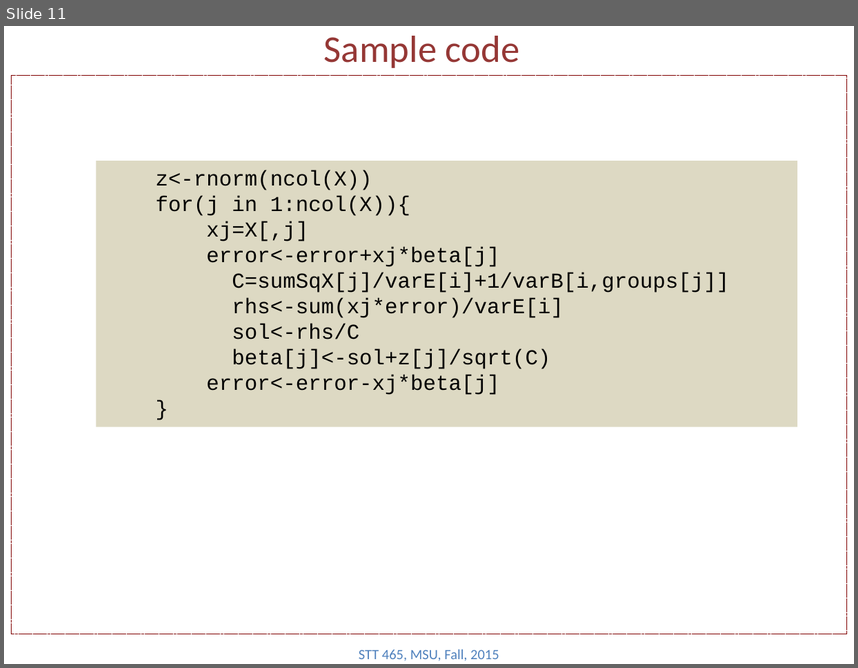
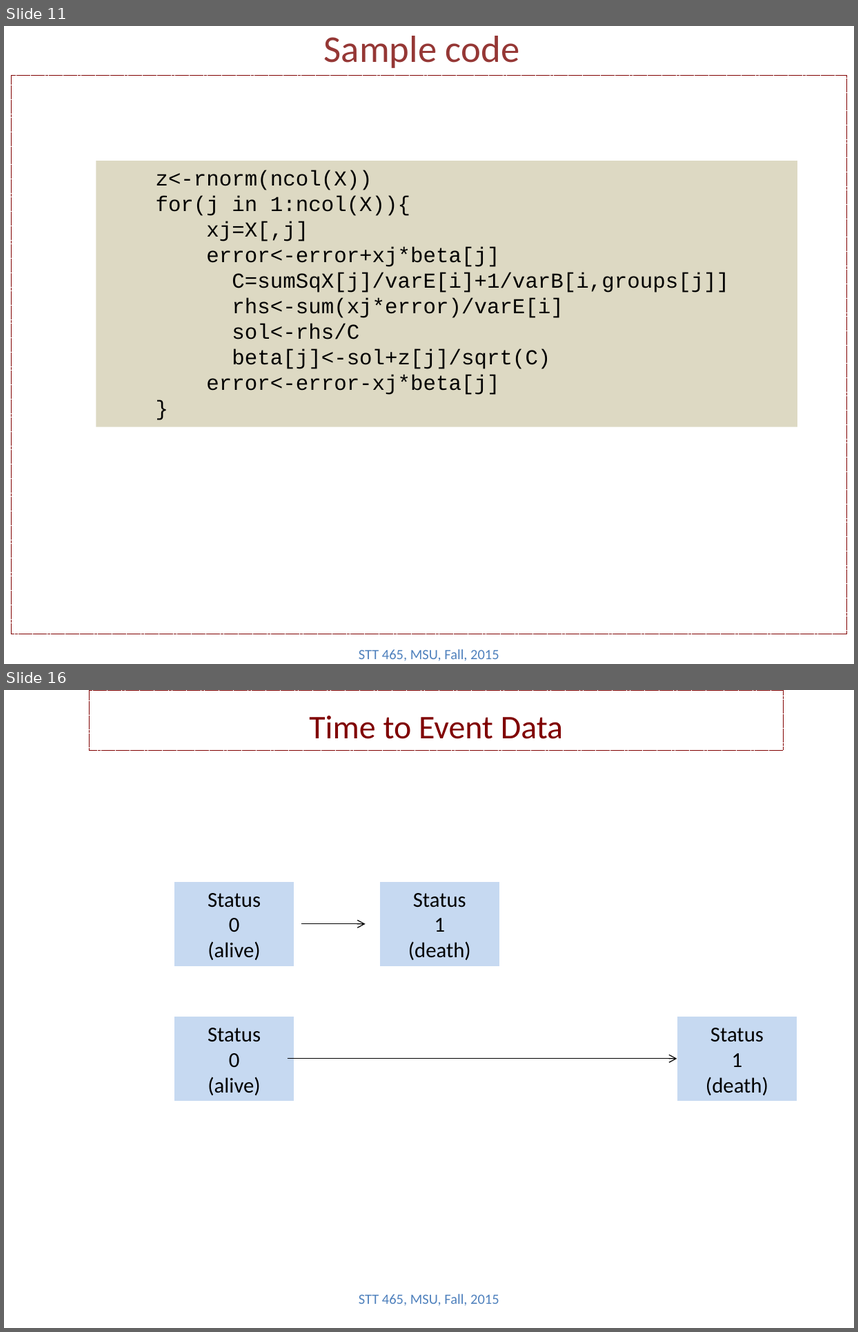
Before and after one commit to Boukos/STT465, a slide deck: STT465_13.pptx. Shown one above the other, each under a label of ours: slide 11 before the commit, slides 11 and 16 after it; the slides between them are not shown. The pictures are 858x668 and 858x1332 pixels, drawn with LibreOffice and Linux fonts; fonts in the diff are those of the drawing. Boxes give left, top, right and bottom in pixels: in the first picture for what was removed or moved away, otherwise in the second. Text is boxed around its words. In the diff, an @@ line names an element or a change of style, - is before the commit and + after.

```diff
--- a/STT465_13.pptx
+++ b/STT465_13.pptx
@@ slide 16 added at (4,690,854,1328), background #FFFFFF @@
@@ rectangle added at (89,690,784,750), outline #800000 0.75 pt dashed, 28 pt, text #800000 @@
+Time to Event Data
@@ rectangle added at (174,881,294,966), fill #C6D9F1, outline #FFFFFF 0.75 pt, 18 pt, text #000000 @@
+Status
+0
+(alive)
@@ rectangle added at (380,881,500,966), fill #C6D9F1, outline #FFFFFF 0.75 pt, 18 pt, text #000000 @@
+Status
+1
+(death)
@@ arrow added from (301, 924) to (366, 924), #000000 0.75 pt @@
@@ rectangle added at (174,1016,294,1101), fill #C6D9F1, outline #FFFFFF 0.75 pt, 18 pt, text #000000 @@
+Status
+0
+(alive)
@@ rectangle added at (677,1016,798,1101), fill #C6D9F1, outline #FFFFFF 0.75 pt, 18 pt, text #000000 @@
+Status
+1
+(death)
@@ arrow added from (287, 1058) to (677, 1058), #000000 0.75 pt @@
@@ text added at (359,1293,499,1305), 12 pt, text #4F81BD @@
+STT 465, MSU, Fall, 2015
```
Also in this commit, not shown: 2 slides changed, 9 other slides added, 1 slide removed.
